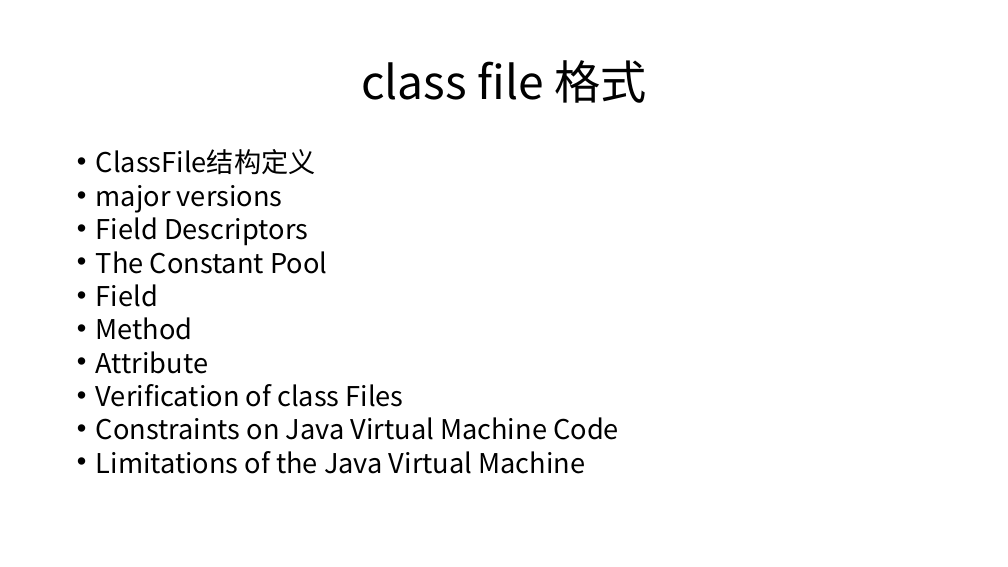
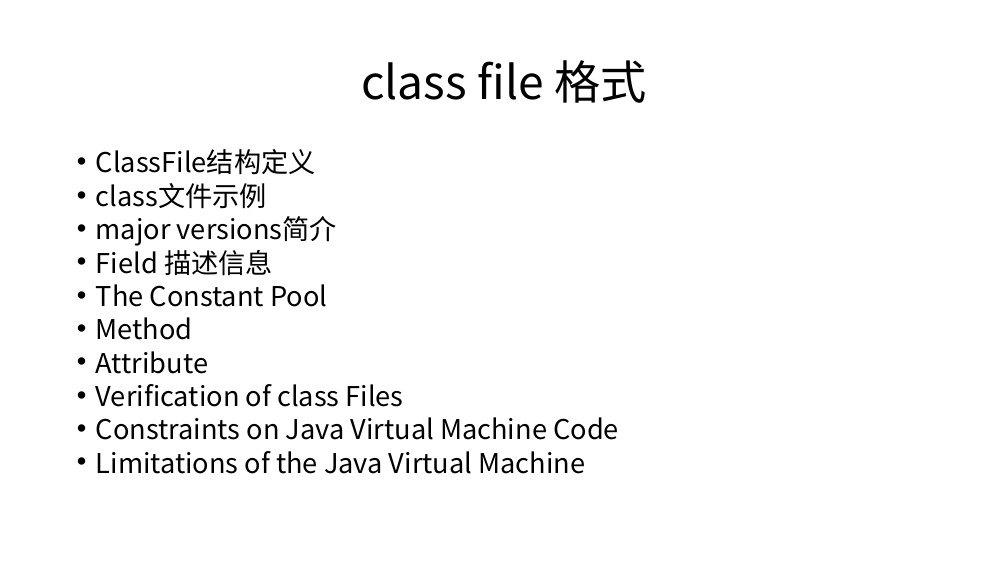
Before and after one commit to cncounter/translation, a slide deck: slide 18 of tiemao_2019/25_jvm_toc/01.JVM体系结构概述.pptx. Drawn at 1008x567 pixels with LibreOffice and Linux fonts; fonts in the diff are those of the drawing. Boxes give left, top, right and bottom in pixels: in the first picture for what was removed or moved away, otherwise in the second. Text is boxed around its words. In the diff, an @@ line names an element or a change of style, - is before the commit and + after.

```diff
--- a/tiemao_2019/25_jvm_toc/01.JVM体系结构概述.pptx
+++ b/tiemao_2019/25_jvm_toc/01.JVM体系结构概述.pptx
@@ text at [96,183,337,276]: text changed @@
-• major versions
-• Field Descriptors
+• class文件示例
+• major versions简介
+• Field 描述信息
@@ text at [96,284,158,307]: paragraph removed @@
-• Field
```
Also in this commit, not shown: 4 other slides changed.
